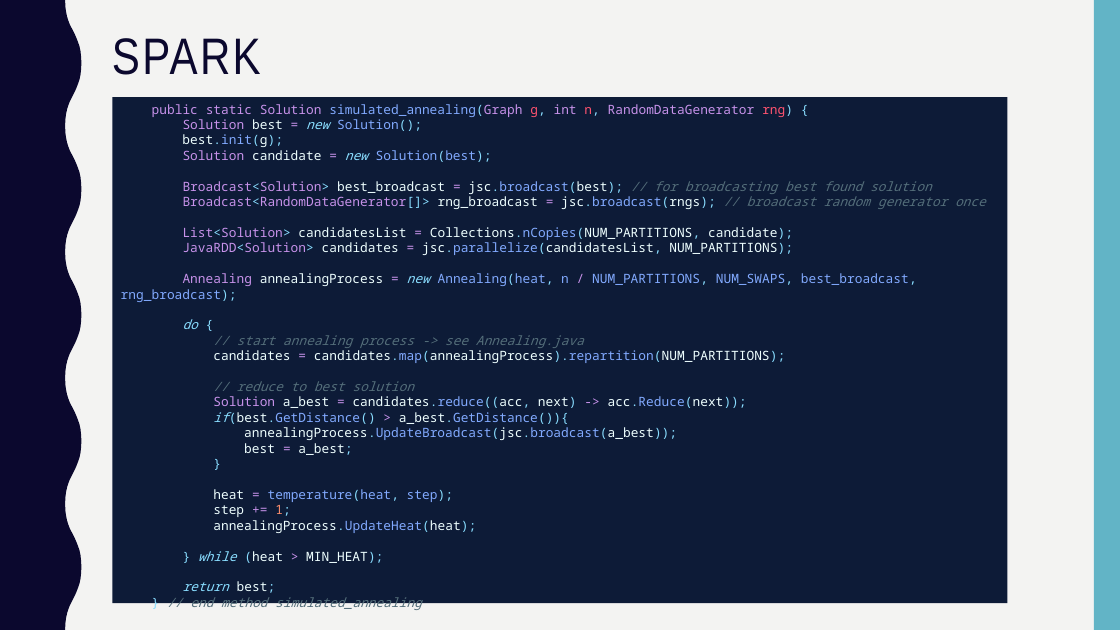
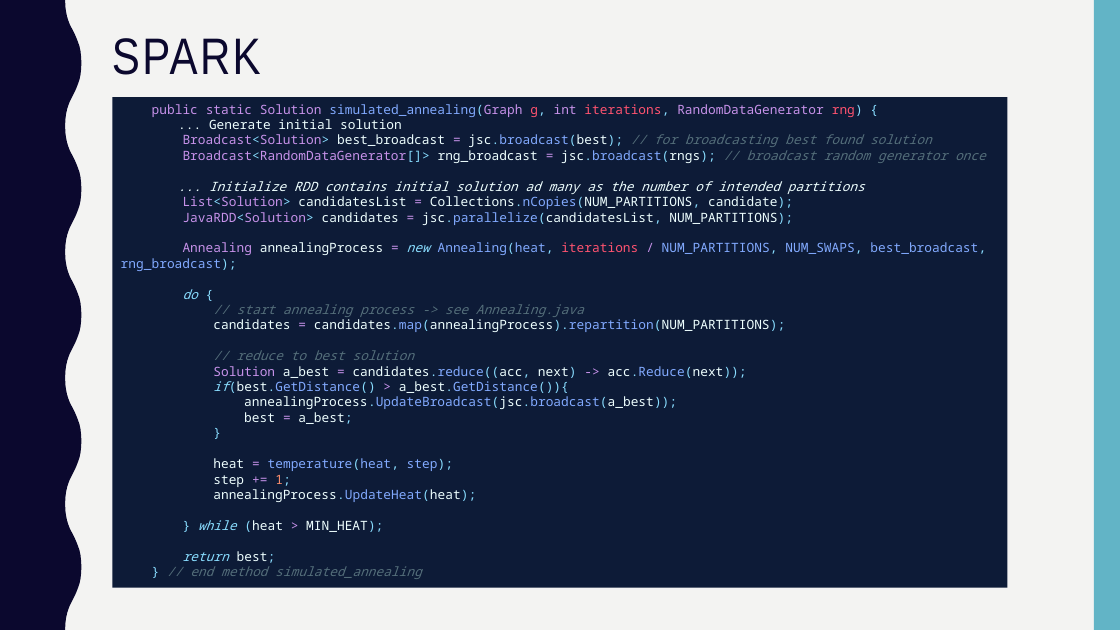
Before and after one commit to nickrohde/CSS534_Program5, a slide deck: slide 7 of presentation/final_presentation.pptx. Drawn at 1120x630 pixels with LibreOffice and Linux fonts; fonts in the diff are those of the drawing. Boxes give left, top, right and bottom in pixels: in the first picture for what was removed or moved away, otherwise in the second. Text is boxed around its words. In the diff, an @@ line names an element or a change of style, - is before the commit and + after.

Commit message:
change spark slides

```diff
--- a/presentation/final_presentation.pptx
+++ b/presentation/final_presentation.pptx
@@ rectangle "public static Solution simulated_annealing(Graph g, ...": place and size @@
-rectangle "public static Solution simulated_annealing(Graph g, ..." at <box>113,97,1008,603</box>
+rectangle "public static Solution simulated_annealing(Graph g, ..." at <box>113,97,1008,588</box>
@@ text in rectangle at <box>152,104,863,129</box>: text changed @@
-public static Solution simulated_annealing(Graph g, int n, RandomDataGenerator rng) {
-Solution best = new Solution();
-best.init(g);
-Solution candidate = new Solution(best);
+public static Solution simulated_annealing(Graph g, int iterations, RandomDataGenerator rng) {
+... Generate initial solution
@@ text in rectangle at <box>183,181,865,209</box>: text changed; italic on @@
-List<Solution> candidatesList = Collections.nCopies(NUM_PARTITIONS, candidate);
+... Initialize RDD contains initial solution ad many as the number of intended partitions
+List<Solution> candidatesList = Collections.nCopies(NUM_PARTITIONS, candidate);
@@ text in rectangle at <box>121,242,986,271</box>: text changed @@
-Annealing annealingProcess = new Annealing(heat, n / NUM_PARTITIONS, NUM_SWAPS, best_broadcast, rng_broadcast);
+Annealing annealingProcess = new Annealing(heat, iterations / NUM_PARTITIONS, NUM_SWAPS, best_broadcast, rng_broadcast);
```
Also in this commit, not shown: 2 other files.
